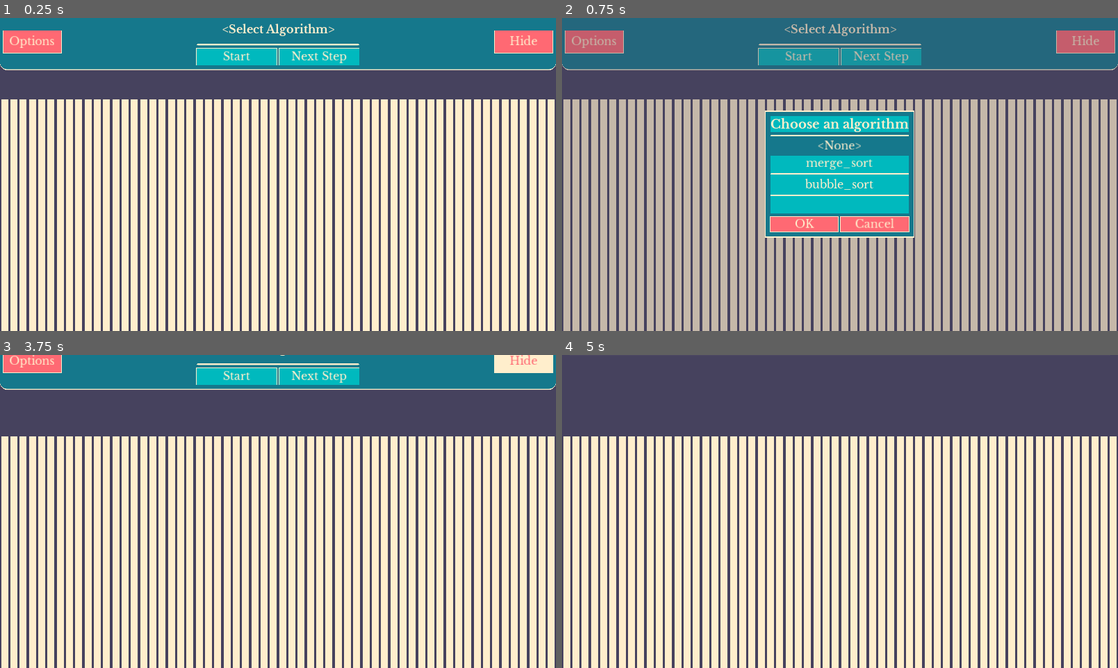
Above: before the commit, frames 1-4 (two rows, left to right).
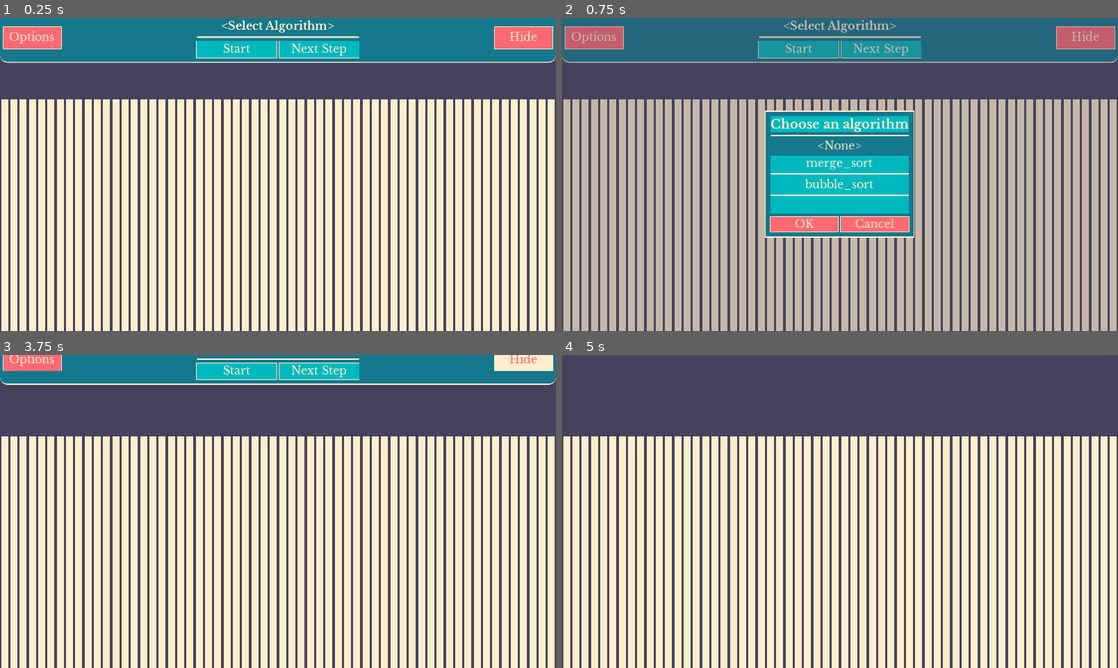
Above: after the commit, the same moments.

Repository: DissonantVoid/Godot-Sort-Visualizer
Game: Godot game, scene res://scenes/game/main.tscn
The game is run twice, just before and just after one commit, with the same random seed, the same clock (stepped at 60 frames per second) and the same inputs.
Inputs (mouse positions are in pixels of both pictures, inside the frame that each line leads up to):
- Up to frame 1 (0.25 s): no input
- Up to frame 2 (0.75 s): click (840, 27) at 0.5 s, where only the run after the commit has a clickable "<Select Algorithm>"
- Up to frame 3 (3.75 s): click "OK" at 1.25 s; click "OK" at 2 s; click "Hide" at 2.75 s; click "Hide" at 3.5 s
- Up to frame 4 (5 s): move the mouse to (962, 495) at 4.27 s; click (962, 495) at 4.42 s

The runs differ from the first frame. In frame 1, 5.4% of the frame differs, in the area x 0-100%, y 0-17%; in frame 2, 5.4%; in frame 3, 3.7%; in frame 4, nothing differs.

Commit message:
changed algo selector to a button + minor bug fix

Diff:
--- a/resources/godot/algorithms_picker_theme.tres
+++ b/resources/godot/algorithms_picker_theme.tres
@@ -46,7 +46,6 @@
 [sub_resource type="DynamicFont" id=2]
 size = 20
 use_mipmaps = true
-use_filter = true
 font_data = ExtResource( 1 )
 
 [resource]
--- a/scenes/game/algorithm_picker.gd
+++ b/scenes/game/algorithm_picker.gd
@@ -8,7 +8,7 @@
 signal ui_visibility_changed(is_visible)
 
 onready var _content_container : PanelContainer = $VBoxContainer/Content
-onready var _selected_algo_label : Label = $VBoxContainer/Content/MarginContainer/HBoxContainer/Center/Algorithm
+onready var _selected_algo_btn : Button = $VBoxContainer/Content/MarginContainer/HBoxContainer/Center/Algorithm
 onready var _idle_buttons : HBoxContainer = $VBoxContainer/Content/MarginContainer/HBoxContainer/Center/Idle
 onready var _running_buttons : HBoxContainer = $VBoxContainer/Content/MarginContainer/HBoxContainer/Center/Running
 onready var _paused_buttons : HBoxContainer = $VBoxContainer/Content/MarginContainer/HBoxContainer/Center/Paused
@@ -41,8 +41,7 @@
 	get_tree().current_scene.add_child(instance)
 	instance.setup(options)
 
-func _on_title_gui_input(event):
-	if event is InputEventMouseButton && event.pressed && event.button_index == BUTTON_LEFT:
+func _on_title_pressed():
 		var instance := _algorithms_popup_scene.instance()
 		get_tree().current_scene.add_child(instance)
 		instance.connect("ok", self, "_on_algorithms_popup_ok")
@@ -89,7 +88,7 @@
 func _on_algorithms_popup_ok(data : Dictionary):
 	emit_signal("algorithm_changed", load(data["path"]).new())
 
-	_selected_algo_label.text = data["name"]
+	_selected_algo_btn.text = data["name"]
 	_toggle_button_group(_idle_buttons)
 
 	for child in _idle_buttons.get_children():
--- a/scenes/game/main.gd
+++ b/scenes/game/main.gd
@@ -53,6 +53,7 @@
 		_time_per_step_ms = _settings_file.get_value("settings", "time_per_step", _time_per_step_ms)
 
 func _on_picker_algo_changed(new_sorter):
+	_running_mode = RunningMode.step
 	_current_sorter = new_sorter
 	_reset()
 
@@ -132,4 +133,5 @@
 	_pause()
 
 	_visualizer.reset()
+	_is_waiting_for_visualizer = false
 	_current_sorter.setup(_visualizer.get_content_count(), funcref(_visualizer, "determine_priority"))
--- a/scenes/game/main.tscn
+++ b/scenes/game/main.tscn
@@ -40,13 +40,13 @@
 
 [node name="Content" type="PanelContainer" parent="AlgorithmPicker/VBoxContainer"]
 margin_right = 960.0
-margin_bottom = 90.0
+margin_bottom = 78.0
 size_flags_vertical = 0
 custom_styles/panel = SubResource( 1 )
 
 [node name="MarginContainer" type="MarginContainer" parent="AlgorithmPicker/VBoxContainer/Content"]
 margin_right = 960.0
-margin_bottom = 88.0
+margin_bottom = 76.0
 custom_constants/margin_right = 6
 custom_constants/margin_left = 6
 custom_constants/margin_bottom = 6
@@ -54,12 +54,12 @@
 [node name="HBoxContainer" type="HBoxContainer" parent="AlgorithmPicker/VBoxContainer/Content/MarginContainer"]
 margin_left = 6.0
 margin_right = 954.0
-margin_bottom = 82.0
+margin_bottom = 70.0
 
 [node name="Options" type="Button" parent="AlgorithmPicker/VBoxContainer/Content/MarginContainer/HBoxContainer"]
-margin_top = 21.0
+margin_top = 15.0
 margin_right = 100.0
-margin_bottom = 61.0
+margin_bottom = 55.0
 rect_min_size = Vector2( 100, 40 )
 focus_mode = 0
 mouse_default_cursor_shape = 2
@@ -69,31 +69,31 @@
 [node name="Center" type="VBoxContainer" parent="AlgorithmPicker/VBoxContainer/Content/MarginContainer/HBoxContainer"]
 margin_left = 334.0
 margin_right = 614.0
-margin_bottom = 82.0
+margin_bottom = 70.0
 rect_min_size = Vector2( 280, 0 )
 size_flags_horizontal = 6
 
-[node name="Algorithm" type="Label" parent="AlgorithmPicker/VBoxContainer/Content/MarginContainer/HBoxContainer/Center"]
-margin_right = 280.0
-margin_bottom = 40.0
-rect_min_size = Vector2( 0, 40 )
-mouse_filter = 0
+[node name="Algorithm" type="Button" parent="AlgorithmPicker/VBoxContainer/Content/MarginContainer/HBoxContainer/Center"]
+margin_right = 280.0
+margin_bottom = 28.0
+focus_mode = 0
 mouse_default_cursor_shape = 2
 custom_colors/font_color = Color( 1, 0.933333, 0.8, 1 )
+custom_colors/font_color_hover = Color( 1, 0.411765, 0.45098, 1 )
+custom_colors/font_color_pressed = Color( 1, 0.411765, 0.45098, 1 )
 custom_fonts/font = SubResource( 2 )
 text = "<Select Algorithm>"
-align = 1
-valign = 1
+flat = true
 
 [node name="HSeparator" type="HSeparator" parent="AlgorithmPicker/VBoxContainer/Content/MarginContainer/HBoxContainer/Center"]
-margin_top = 44.0
-margin_right = 280.0
-margin_bottom = 48.0
+margin_top = 32.0
+margin_right = 280.0
+margin_bottom = 36.0
 
 [node name="Idle" type="HBoxContainer" parent="AlgorithmPicker/VBoxContainer/Content/MarginContainer/HBoxContainer/Center"]
-margin_top = 52.0
-margin_right = 280.0
-margin_bottom = 82.0
+margin_top = 40.0
+margin_right = 280.0
+margin_bottom = 70.0
 
 [node name="Start" type="Button" parent="AlgorithmPicker/VBoxContainer/Content/MarginContainer/HBoxContainer/Center/Idle"]
 margin_right = 138.0
@@ -194,9 +194,9 @@
 
 [node name="Hide" type="Button" parent="AlgorithmPicker/VBoxContainer/Content/MarginContainer/HBoxContainer"]
 margin_left = 848.0
-margin_top = 21.0
+margin_top = 15.0
 margin_right = 948.0
-margin_bottom = 61.0
+margin_bottom = 55.0
 rect_min_size = Vector2( 100, 40 )
 focus_mode = 0
 mouse_default_cursor_shape = 2
@@ -205,16 +205,16 @@
 text = "Hide"
 
 [node name="Grabber" type="Control" parent="AlgorithmPicker/VBoxContainer"]
-margin_top = 90.0
-margin_right = 960.0
-margin_bottom = 100.0
+margin_top = 78.0
+margin_right = 960.0
+margin_bottom = 88.0
 rect_min_size = Vector2( 0, 10 )
 
 [node name="ContinuousTimer" type="Timer" parent="."]
 one_shot = true
 
 [connection signal="pressed" from="AlgorithmPicker/VBoxContainer/Content/MarginContainer/HBoxContainer/Options" to="AlgorithmPicker" method="_on_button_clicked" binds= [ "options" ]]
-[connection signal="gui_input" from="AlgorithmPicker/VBoxContainer/Content/MarginContainer/HBoxContainer/Center/Algorithm" to="AlgorithmPicker" method="_on_title_gui_input"]
+[connection signal="pressed" from="AlgorithmPicker/VBoxContainer/Content/MarginContainer/HBoxContainer/Center/Algorithm" to="AlgorithmPicker" method="_on_title_pressed"]
 [connection signal="pressed" from="AlgorithmPicker/VBoxContainer/Content/MarginContainer/HBoxContainer/Center/Idle/Start" to="AlgorithmPicker" method="_on_button_clicked" binds= [ "start" ]]
 [connection signal="pressed" from="AlgorithmPicker/VBoxContainer/Content/MarginContainer/HBoxContainer/Center/Idle/NextStep" to="AlgorithmPicker" method="_on_button_clicked" binds= [ "next" ]]
 [connection signal="pressed" from="AlgorithmPicker/VBoxContainer/Content/MarginContainer/HBoxContainer/Center/Running/Pause" to="AlgorithmPicker" method="_on_button_clicked" binds= [ "pause" ]]
